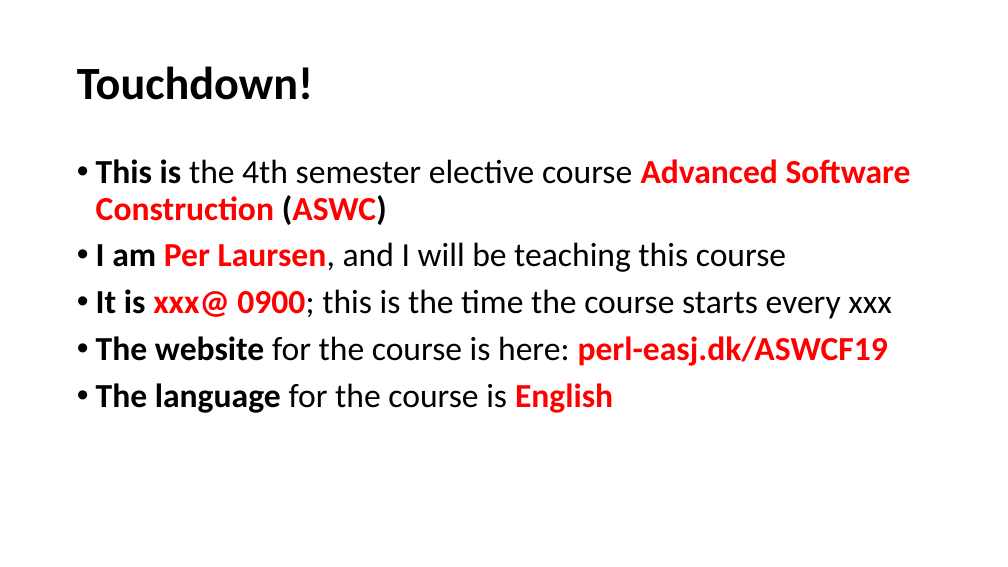
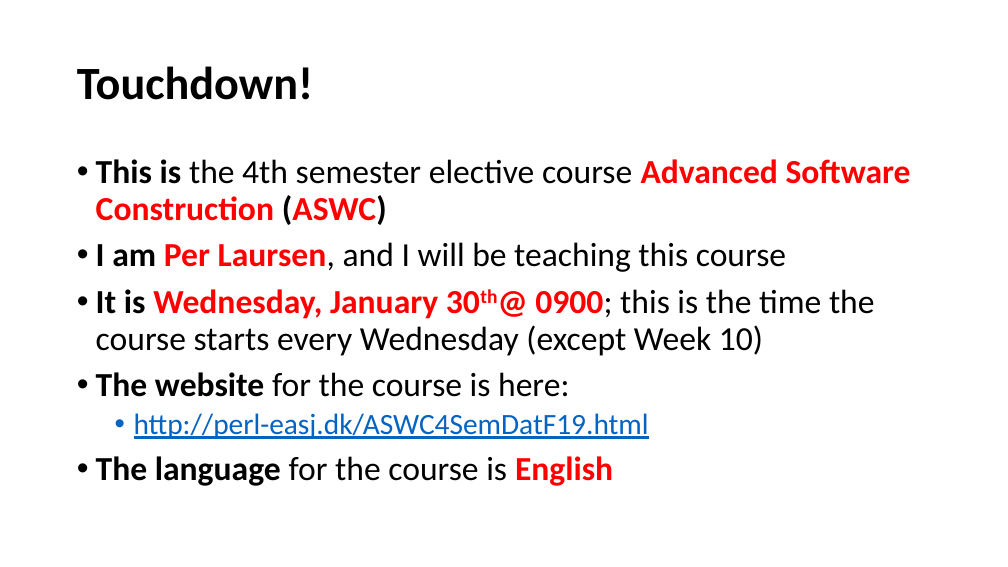
Before and after one commit to perl-easj/OOProg, a slide deck: slide 2 of ASWC/Presentations/ASWC_Day0_Intro.pptx. Drawn at 1008x567 pixels with LibreOffice and Linux fonts; fonts in the diff are those of the drawing. Boxes give left, top, right and bottom in pixels: in the first picture for what was removed or moved away, otherwise in the second. Text is boxed around its words. In the diff, an @@ line names an element or a change of style, - is before the commit and + after.

Commit message:
Updated materials for ASWC Day 0
Final updates to presentations, added ASWCClassroom project.

```diff
--- a/ASWC/Presentations/ASWC_Day0_Intro.pptx
+++ b/ASWC/Presentations/ASWC_Day0_Intro.pptx
@@ text at (96,289,875,439): text changed @@
-• It is xxx@ 0900; this is the time the course starts every xxx
-• The website for the course is here: perl-easj.dk/ASWCF19
+• It is Wednesday, January 30th@ 0900; this is the time the course starts every Wednesday (except Week 10)
+• The website for the course is here:
+  • http://perl-easj.dk/ASWC4SemDatF19.html
```
Also in this commit, not shown: 10 other slides changed, 3 slides added, 25 other files.
